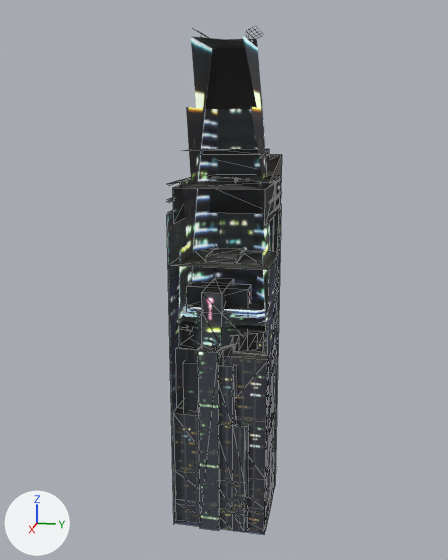
What one commit did to the glTF model FREEMODELS/curated/future.glb.
Camera for both pictures: a 50 mm camera at (17.55, 3.41, 11.86) aimed at (-0.04, -0.11, 7.47). Arrows for +X, +Y and +Z are at lower left; the lights stay in place. The picture after the commit comes second. Mesh edges are drawn as thin lines on the coarser meshes. Where no turn or scale is listed for an object, it has been applied to the vertices.

In view in the first picture: '_MeshInstance3D_10', '_MeshInstance3D_12', '_MeshInstance3D_2', '_MeshInstance3D_3', '_MeshInstance3D_5', '_MeshInstance3D_6', '_MeshInstance3D_7', '_MeshInstance3D_8'.
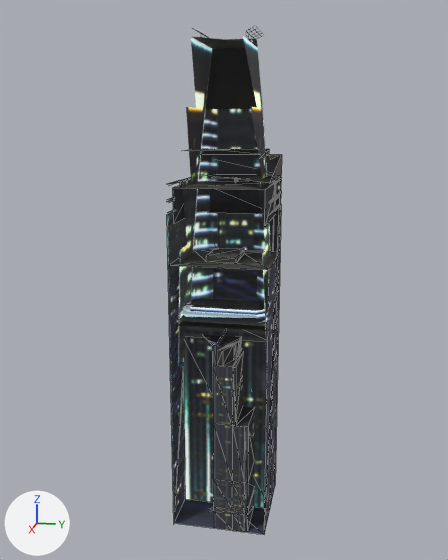
Where the change shows, as pixel boxes [x1, y1, x2, y2] in the pictures (448 x 560 px):
'_MeshInstance3D_6', deleted
    before: [173, 326, 275, 531]
'_MeshInstance3D_7', deleted
    before: [183, 278, 265, 531]
'_MeshInstance3D_4', unchanged, uncovered by the edit
    after: [183, 304, 267, 508]

What changed in the scene script:
```text
Remove ob_meshinstance3d_6:
    ob_meshinstance3d_6 = bpy.data.objects.new('_MeshInstance3D_6', me_mesh_4)
    ob_meshinstance3d_6.location = (9.04, -0.45, -0.14)
Remove ob_meshinstance3d_7:
    ob_meshinstance3d_7 = bpy.data.objects.new('_MeshInstance3D_7', me_mesh_5)
    ob_meshinstance3d_7.location = (13.23, 2.81, -0.1)
```
